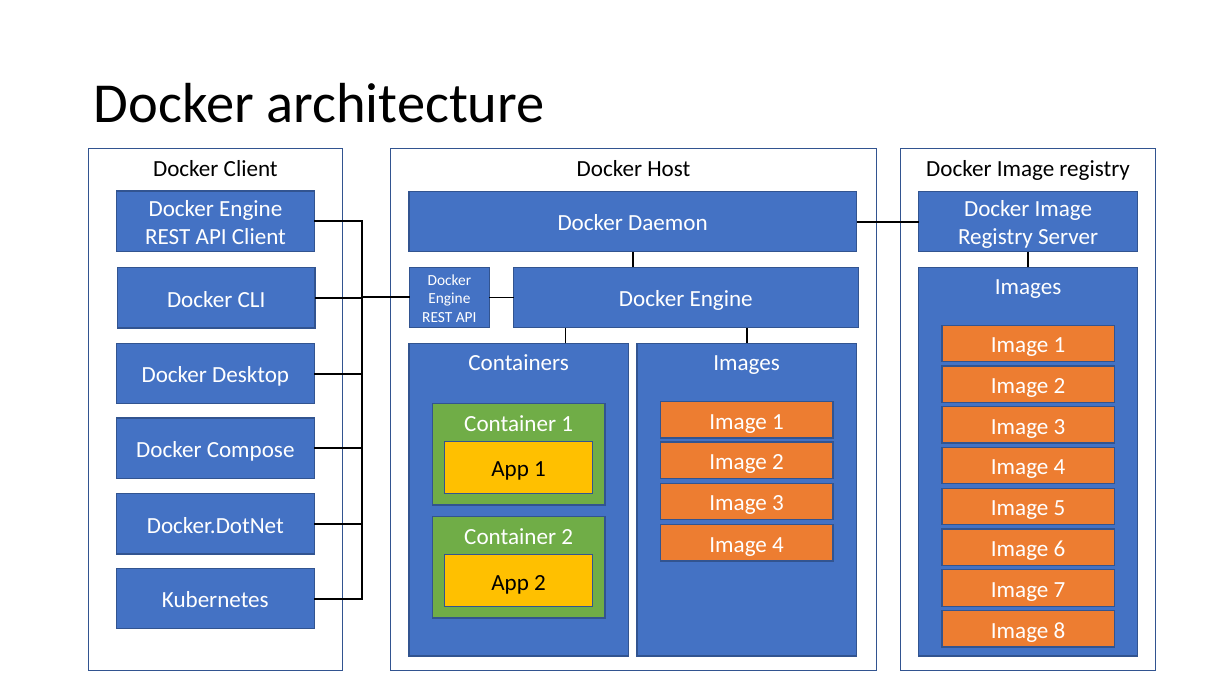
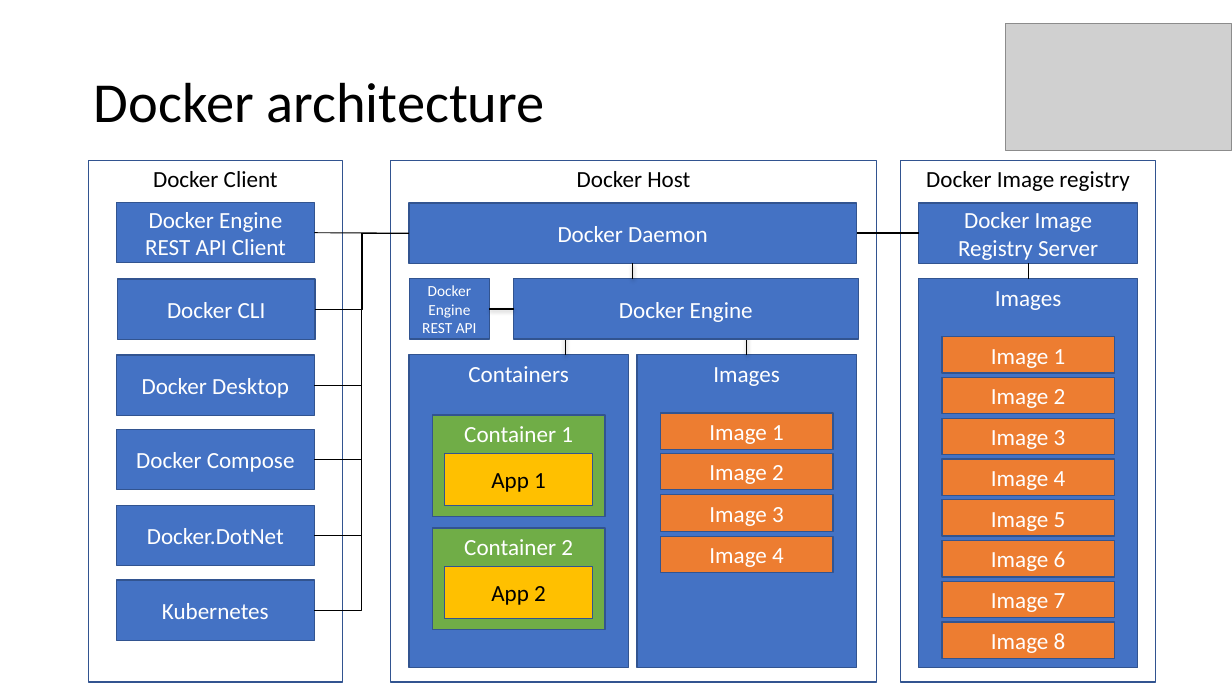
Before and after one commit to aljazsim/docker-masterclass-examples, a slide deck: slide 6 of Docker Masterclass.pptx. Drawn at 1232x693 pixels with LibreOffice and Linux fonts; fonts in the diff are those of the drawing; grey boxes stand for pictures. Boxes give left, top, right and bottom in pixels: in the first picture for what was removed or moved away, otherwise in the second. Text is boxed around its words. In the diff, an @@ line names an element or a change of style, - is before the commit and + after.

```diff
--- a/Docker Masterclass.pptx
+++ b/Docker Masterclass.pptx
@@ picture added at bbox=[1006, 23, 1231, 151] @@
@@ elbow line moved from (314, 599) - (409, 298) to (314, 610) - (409, 233) @@
@@ elbow line (314, 610) - (409, 233): stroke #000000 1.5 pt to #000000 0.75 pt @@
@@ elbow line moved from (314, 524) - (409, 298) to (314, 535) - (409, 233) @@
@@ elbow line (314, 535) - (409, 233): stroke #000000 1.5 pt to #000000 0.75 pt @@
@@ elbow line moved from (314, 448) - (409, 298) to (314, 460) - (409, 233) @@
@@ elbow line (314, 460) - (409, 233): stroke #000000 1.5 pt to #000000 0.75 pt @@
@@ elbow line moved from (314, 373) - (409, 298) to (314, 385) - (409, 233) @@
@@ elbow line (314, 385) - (409, 233): stroke #000000 1.5 pt to #000000 0.75 pt @@
@@ line added from (314, 233) to (409, 233), #000000 0.75 pt @@
@@ 32 rectangles, 6 lines, 1 elbow line: place and size @@
-32 rectangles, 6 lines, 1 elbow line at bbox=[88, 149, 1156, 671]
+32 rectangles, 6 lines, 1 elbow line at bbox=[88, 161, 1156, 683]
@@ elbow line (315, 310) - (409, 233): stroke #000000 1.5 pt to #000000 0.75 pt @@
@@ line (857, 233) - (919, 233): stroke #000000 1.5 pt to #000000 1 pt @@
@@ line (633, 263) - (633, 279): stroke #000000 1.5 pt to #000000 1 pt @@
@@ line (1029, 263) - (1029, 279): stroke #000000 1.5 pt to #000000 1 pt @@
@@ elbow line removed from (315, 298) to (409, 298) @@
@@ line (489, 309) - (514, 309): stroke #000000 1.5 pt to #000000 1 pt @@
@@ line (566, 355) - (566, 332): stroke #000000 1.5 pt to #000000 1 pt @@
@@ line (747, 332) - (747, 355): stroke #000000 1.5 pt to #000000 1 pt @@
```
Also in this commit, not shown: 57 other slides changed.
